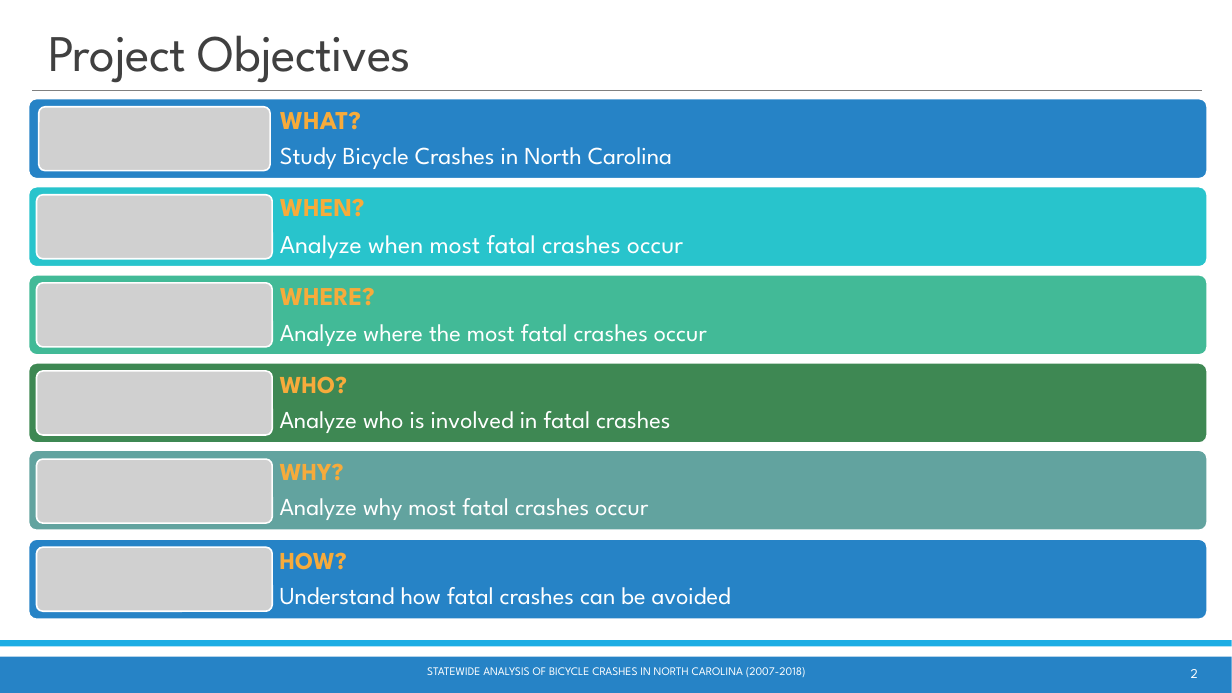
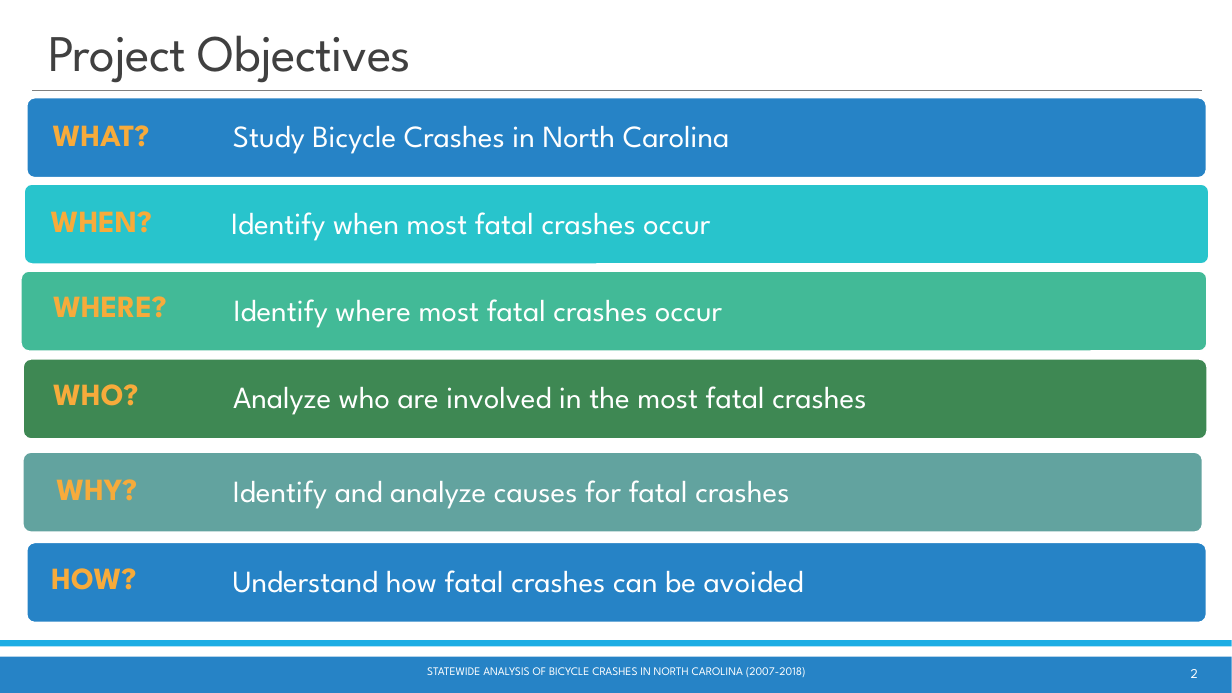
Before and after one commit to waghrayrashi/project-1, a slide deck: slide 2 of Project 1 - Group 2 - Statewide Bicycle Crash Analysis.pptx. Drawn at 1232x693 pixels with LibreOffice and Linux fonts; fonts in the diff are those of the drawing; grey boxes stand for pictures. Boxes give left, top, right and bottom in pixels: in the first picture for what was removed or moved away, otherwise in the second. Text is boxed around its words. In the diff, an @@ line names an element or a change of style, - is before the commit and + after.

```diff
--- a/Project 1 - Group 2 - Statewide Bicycle Crash Analysis.pptx
+++ b/Project 1 - Group 2 - Statewide Bicycle Crash Analysis.pptx
@@ text "Study Bicycle Crashes in North ..." moved from (x1=280, y1=111, x2=672, y2=169) to (x1=233, y1=125, x2=730, y2=154) @@
@@ text "Study Bicycle Crashes in North ..." at (x1=233, y1=125, x2=730, y2=154): size 19 to 24 pt; more space between paragraphs @@
@@ text at (x1=280, y1=111, x2=361, y2=130): paragraph removed @@
-WHAT?
@@ text added at (x1=53, y1=125, x2=150, y2=147), 24 pt, text #F7AB3B, bold @@
+WHAT?
@@ rounded rectangle resized from (x1=29, y1=187, x2=1208, y2=267) to (x1=24, y1=184, x2=1209, y2=264) @@
@@ text added at (x1=51, y1=211, x2=152, y2=233), 24 pt, text #F7AB3B, bold @@
+WHEN?
@@ text at (x1=231, y1=212, x2=710, y2=241): text changed; size 20 to 24 pt @@
-WHEN?
-Analyze when most fatal crashes occur
+Identify when most fatal crashes occur
@@ rounded rectangle resized from (x1=29, y1=274, x2=1208, y2=355) to (x1=21, y1=271, x2=1208, y2=351) @@
@@ text added at (x1=53, y1=296, x2=167, y2=318), 24 pt, text #F7AB3B, bold @@
+WHERE?
@@ text at (x1=234, y1=299, x2=722, y2=328): text changed; size 19 to 24 pt @@
-WHERE?
-Analyze where the most fatal crashes occur
+Identify where most fatal crashes occur
@@ rounded rectangle resized from (x1=29, y1=363, x2=1208, y2=444) to (x1=23, y1=359, x2=1207, y2=439) @@
@@ text added at (x1=53, y1=384, x2=138, y2=406), 24 pt, text #F7AB3B, bold @@
+WHO?
@@ text at (x1=233, y1=386, x2=866, y2=415): text changed; size 19 to 24 pt @@
-WHO?
-Analyze who is involved in fatal crashes
+Analyze who are involved in the most fatal crashes
@@ rounded rectangle moved from (x1=29, y1=450, x2=1208, y2=531) to (x1=23, y1=452, x2=1203, y2=532) @@
@@ text added at (x1=56, y1=479, x2=137, y2=501), 24 pt, text #F7AB3B, bold @@
+WHY?
@@ text at (x1=233, y1=480, x2=789, y2=509): text changed; size 19 to 24 pt @@
-WHY?
-Analyze why most fatal crashes occur
+Identify and analyze causes for fatal crashes
@@ group removed at (x1=37, y1=107, x2=273, y2=611): 6 pictures @@
@@ text added at (x1=51, y1=568, x2=136, y2=590), 24 pt, text #F7AB3B, bold @@
+HOW?
@@ text "Understand how fatal crashes can ..." at (x1=233, y1=570, x2=804, y2=593): size 19 to 24 pt; more space between paragraphs @@
@@ text "Understand how fatal crashes can ..." moved from (x1=280, y1=552, x2=731, y2=605) to (x1=233, y1=570, x2=804, y2=593) @@
@@ text at (x1=280, y1=552, x2=347, y2=570): paragraph removed @@
-HOW?
```
Also in this commit, not shown: 12 other slides changed.
